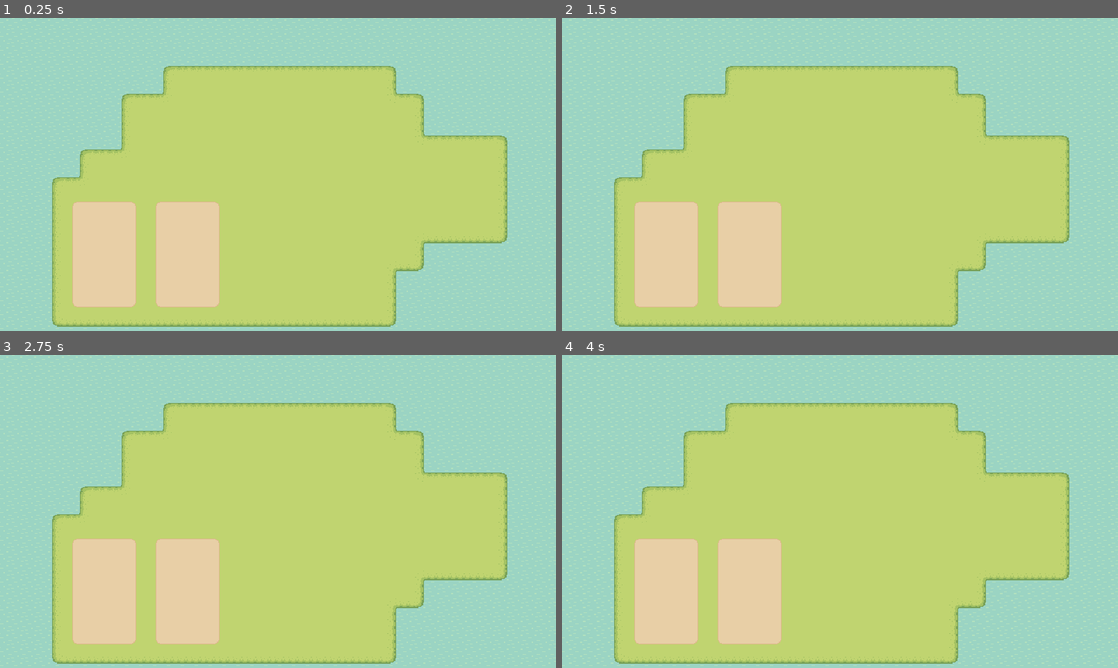
Above: before the commit, frames 1-4 (two rows, left to right).
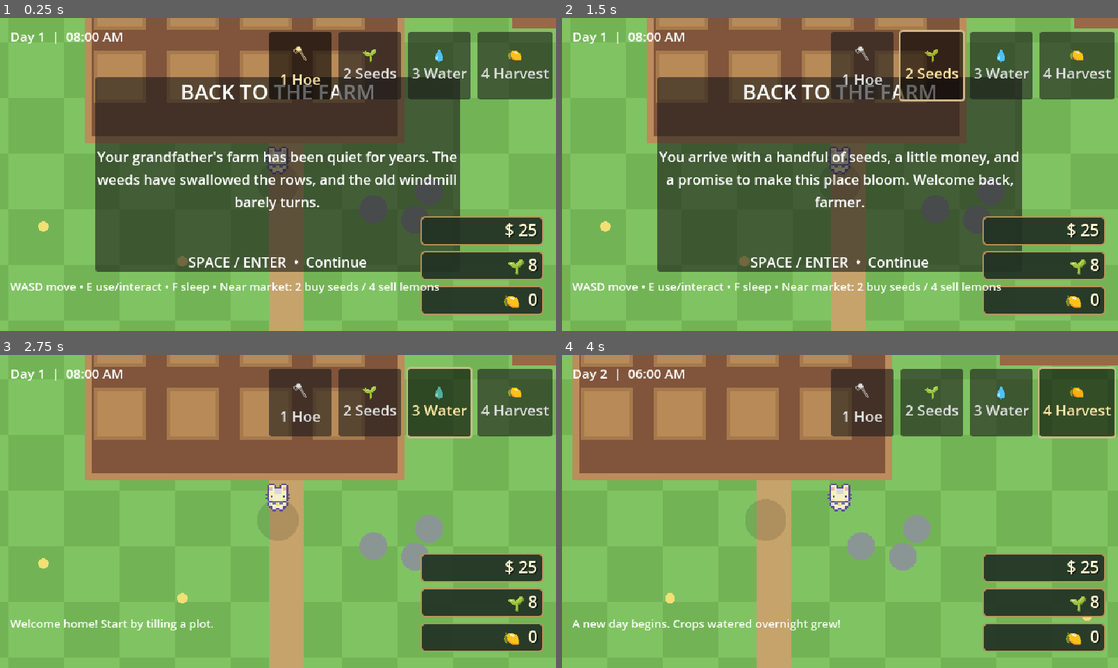
Above: after the commit, the same moments.

Repository: Kermito-dev/BacktoFarming
Game: Godot game, scene res://Scenes/farm/main.tscn
The game is run twice, just before and just after one commit, with the same random seed, the same clock (stepped at 60 frames per second) and the same inputs. Before the commit the project starts from res://Scenes/test/testscenetilemap.tscn.
Inputs (mouse positions are in pixels of both pictures, inside the frame that each line leads up to):
- Up to frame 1 (0.25 s): no input
- Up to frame 2 (1.5 s): click (862, 64) at 0.5 s, where only the run after the commit has a clickable "🪓 1 Hoe"; click (934, 64) at 1.25 s, where only the run after the commit has a clickable "🌱 2 Seeds"
- Up to frame 3 (2.75 s): click (439, 401) at 2 s, where only the run after the commit has a clickable "💧 3 Water"
- Up to frame 4 (4 s): click (1079, 401) at 2.75 s, where only the run after the commit has a clickable "🍋 4 Harvest"; tap Enter (ui_accept) at 3.5, 3.77 s; move the mouse to (962, 495) at 3.52 s; hold D (walk right) from 3.53 s (still down); hold E (interact, bound only after the commit) from 3.53 s (still down); click (962, 495) at 3.67 s; tap F (sleep, bound only after the commit) at 3.8 s

The runs differ from the first frame. In frame 1, 100% of the frame differs, in the area x 0-100%, y 0-100%; in frame 2, 100%; in frame 3, 100%; in frame 4, 100%.

Commit message:
commit

Diff:
--- a/Scenes/characters/playerA/player.tscn
+++ b/Scenes/characters/playerA/player.tscn
@@ -402,8 +402,11 @@
 position = Vector2(0, -8)
 shape = SubResource("CircleShape2D_dyjnj")
 
-[node name="statemachine" type="Node" parent="."]
+[node name="statemachine" type="Node" parent="." node_paths=PackedStringArray("initial_node_state")]
 script = ExtResource("3_iaq1y")
-
-[node name="idol" type="Node" parent="statemachine"]
+initial_node_state = NodePath("idol")
+
+[node name="idol" type="Node" parent="statemachine" node_paths=PackedStringArray("player", "animated_sprite_2d")]
 script = ExtResource("4_t1gjx")
+player = NodePath("../..")
+animated_sprite_2d = NodePath("../../AnimatedSprite2D")
--- /dev/null
+++ b/Scenes/farm/main.tscn
@@ -0,0 +1,6 @@
+[gd_scene load_steps=2 format=3 uid="uid://523s63l4rid0"]
+
+[ext_resource type="Script" uid="uid://bggchg4rs71jp" path="res://Scripts/farm_game.gd" id="1"]
+
+[node name="BackasaFarm" type="Node2D"]
+script = ExtResource("1")
--- /dev/null
+++ b/Scripts/farm_game.gd
@@ -0,0 +1,427 @@
+extends Node2D
+
+const PLAYER_SCENE = preload("res://Scenes/characters/playerA/player.tscn")
+const TILE := 32
+const FARM_COLS := 4
+const FARM_ROWS := 3
+
+var player: CharacterBody2D
+var camera: Camera2D
+var crops := {}
+var tilled := {}
+var day := 1
+var time_minutes := 8 * 60
+var day_seconds := 0.0
+var clock_accumulator := 0.0
+var selected_tool := "Hoe"
+var inventory := {"Seeds": 8, "Lemons": 0, "Coins": 25}
+var intro_step := 0
+var intro_active := true
+var message := ""
+var message_timer := 0.0
+var crop_timer := 0.0
+var canvas: CanvasLayer
+var panel: Panel
+var title_label: Label
+var story_label: Label
+var continue_label: Label
+var hud_label: Label
+var hint_label: Label
+var hotbar_buttons: Array[Button] = []
+var money_label: Label
+var seeds_label: Label
+var lemons_label: Label
+
+const STORY := [
+	"Your grandfather's farm has been quiet for years. The weeds have swallowed the rows, and the old windmill barely turns.",
+	"His last letter was simple: 'The land remembers you. Come home, plant something, and let the seasons begin again.'",
+	"You arrive with a handful of seeds, a little money, and a promise to make this place bloom. Welcome back, farmer."
+]
+
+func _ready() -> void:
+	_build_world()
+	_build_ui()
+	_show_intro()
+
+func _build_world() -> void:
+	player = PLAYER_SCENE.instantiate()
+	player.set_script(load("res://Scripts/player_controller.gd"))
+	player.position = Vector2(315, 300)
+	add_child(player)
+	camera = Camera2D.new()
+	camera.position = Vector2(320, 180)
+	camera.zoom = Vector2(2, 2)
+	camera.limit_left = 0
+	camera.limit_top = 0
+	camera.limit_right = 640
+	camera.limit_bottom = 480
+	player.add_child(camera)
+	camera.position = Vector2.ZERO
+	camera.enabled = true
+
+func _build_ui() -> void:
+	canvas = CanvasLayer.new()
+	add_child(canvas)
+	var root := Control.new()
+	root.set_anchors_and_offsets_preset(Control.PRESET_FULL_RECT)
+	canvas.add_child(root)
+	panel = Panel.new()
+	panel.set_anchors_and_offsets_preset(Control.PRESET_CENTER)
+	panel.position = Vector2(-210, -112)
+	panel.size = Vector2(420, 224)
+	root.add_child(panel)
+	var vbox := VBoxContainer.new()
+	vbox.set_anchors_and_offsets_preset(Control.PRESET_FULL_RECT)
+	vbox.add_theme_constant_override("separation", 12)
+	vbox.add_theme_constant_override("margin_left", 22)
+	vbox.add_theme_constant_override("margin_right", 22)
+	vbox.add_theme_constant_override("margin_top", 20)
+	vbox.add_theme_constant_override("margin_bottom", 20)
+	panel.add_child(vbox)
+	title_label = Label.new()
+	title_label.text = "BACK TO THE FARM"
+	title_label.horizontal_alignment = HORIZONTAL_ALIGNMENT_CENTER
+	title_label.add_theme_font_size_override("font_size", 24)
+	vbox.add_child(title_label)
+	story_label = Label.new()
+	story_label.autowrap_mode = TextServer.AUTOWRAP_WORD
+	story_label.horizontal_alignment = HORIZONTAL_ALIGNMENT_CENTER
+	story_label.vertical_alignment = VERTICAL_ALIGNMENT_CENTER
+	story_label.size_flags_vertical = Control.SIZE_EXPAND_FILL
+	story_label.add_theme_font_size_override("font_size", 16)
+	vbox.add_child(story_label)
+	continue_label = Label.new()
+	continue_label.text = "SPACE / ENTER  •  Continue"
+	continue_label.horizontal_alignment = HORIZONTAL_ALIGNMENT_CENTER
+	vbox.add_child(continue_label)
+	hud_label = Label.new()
+	hud_label.position = Vector2(12, 10)
+	hud_label.add_theme_font_size_override("font_size", 15)
+	root.add_child(hud_label)
+	_build_hotbar(root)
+	_build_inventory_corner(root)
+	hint_label = Label.new()
+	hint_label.position = Vector2(12, 300)
+	hint_label.add_theme_font_size_override("font_size", 13)
+	root.add_child(hint_label)
+	_update_ui()
+
+func _show_intro() -> void:
+	panel.visible = true
+	_update_story()
+
+func _update_story() -> void:
+	story_label.text = STORY[intro_step]
+
+func _input(event: InputEvent) -> void:
+	if intro_active:
+		if event.is_action_pressed("ui_accept") or (event is InputEventMouseButton and event.pressed):
+			intro_step += 1
+			if intro_step >= STORY.size():
+				intro_active = false
+				panel.visible = false
+				message = "Welcome home! Start by tilling a plot."
+				message_timer = 4.0
+			else:
+				_update_story()
+		return
+	if event.is_action_pressed("tool_hoe"):
+		selected_tool = "Hoe"
+	elif event.is_action_pressed("tool_seed"):
+		selected_tool = "Seeds"
+	elif event.is_action_pressed("tool_water"):
+		selected_tool = "Water"
+	elif event.is_action_pressed("tool_harvest"):
+		selected_tool = "Harvest"
+	elif event.is_action_pressed("interact"):
+		_use_tool()
+	elif event.is_action_pressed("sleep"):
+		_sleep()
+	_update_ui()
+
+func _process(delta: float) -> void:
+	if intro_active:
+		return
+	day_seconds += delta
+	time_minutes += int(delta * 2.0)
+	if time_minutes >= 24 * 60:
+		_sleep()
+	crop_timer += delta
+	if crop_timer >= 1.0:
+		crop_timer = 0
+		for key in crops.keys():
+			if crops[key]["watered"] and crops[key]["stage"] < 3:
+				crops[key]["stage"] += 1
+				crops[key]["watered"] = false
+		_update_ui()
+	if message_timer > 0:
+		message_timer -= delta
+	_update_ui()
+
+func _use_tool() -> void:
+	if _near_market():
+		_handle_market()
+		_update_ui()
+		return
+	var key := _nearest_plot()
+	if key == "":
+		_show_message("Stand close to a garden plot.")
+		return
+	match selected_tool:
+		"Hoe":
+			if crops.has(key):
+				_show_message("A crop is growing here!")
+			else:
+				tilled[key] = true
+				_show_message("Soil tilled. Switch to Seeds to plant.")
+		"Seeds":
+			if not tilled.has(key):
+				_show_message("Till the soil first with 1 / Hoe.")
+			elif crops.has(key):
+				_show_message("Something is already planted here.")
+			elif inventory["Seeds"] <= 0:
+				_show_message("Out of lemon seeds! Buy more at the market.")
+			else:
+				crops[key] = {"stage": 0, "watered": false}
+				inventory["Seeds"] -= 1
+				_show_message("Lemon seed planted. Water it!")
+		"Water":
+			if crops.has(key) and crops[key]["stage"] < 3:
+				crops[key]["watered"] = true
+				_show_message("Watered! It will grow with time.")
+			else:
+				_show_message("Plant a seed first.")
+		"Harvest":
+			if crops.has(key) and crops[key]["stage"] >= 3:
+				crops.erase(key)
+				inventory["Lemons"] += 1
+				_show_message("Harvested a lemon! Sell it at the market.")
+			else:
+				_show_message("This crop isn't ready yet.")
+	_update_ui()
+	queue_redraw()
+
+func _nearest_plot() -> String:
+	var best := ""
+	var best_dist := 99999.0
+	for row in FARM_ROWS:
+		for col in FARM_COLS:
+			var key := str(col) + "," + str(row)
+			var center := Vector2(224 + col * 42, 160 + row * 42)
+			var dist := player.position.distance_to(center)
+			if dist < best_dist:
+				best_dist = dist
+				best = key
+	return best if best_dist < 46 else ""
+
+func _sleep() -> void:
+	day += 1
+	time_minutes = 6 * 60
+	day_seconds = 0
+	for key in crops.keys():
+		if crops[key]["watered"] and crops[key]["stage"] < 3:
+			crops[key]["stage"] += 1
+		crops[key]["watered"] = false
+	_show_message("A new day begins. Crops watered overnight grew!")
+
+func _show_message(text: String) -> void:
+	message = text
+	message_timer = 3.5
+
+func _update_ui() -> void:
+	if not is_instance_valid(hud_label):
+		return
+	var hour := int(time_minutes / 60) % 24
+	var mins := time_minutes % 60
+	var suffix := "AM" if hour < 12 else "PM"
+	var display_hour := hour % 12
+	if display_hour == 0:
+		display_hour = 12
+	hud_label.text = "Day %d  |  %02d:%02d %s" % [day, display_hour, mins, suffix]
+	money_label.text = "$ %d" % inventory["Coins"]
+	seeds_label.text = "🌱 %d" % inventory["Seeds"]
+	lemons_label.text = "🍋  %d" % inventory["Lemons"]
+	for i in range(hotbar_buttons.size()):
+		hotbar_buttons[i].button_pressed = (i == _selected_tool_index())
+		hotbar_buttons[i].modulate = Color(1.0, 0.9, 0.65) if i == _selected_tool_index() else Color.WHITE
+	var default_hint := "WASD move • E use/interact • F sleep • Near market: 2 buy seeds / 4 sell lemons"
+	hint_label.text = message if message_timer > 0 else default_hint
+
+func _draw() -> void:
+	# Warm, cozy farm ground with pixel-art-like patches and paths.
+	draw_rect(Rect2(0, 0, 640, 480), Color("#76b85b"))
+	for y in range(0, 480, 32):
+		for x in range(0, 640, 32):
+			var shade := Color("#80c363") if ((x / 32 + y / 32) % 2 == 0) else Color("#72b455")
+			draw_rect(Rect2(x, y, 32, 32), shade)
+	# farmhouse and porch
+	draw_rect(Rect2(70, 58, 145, 92), Color("#c28b58"))
+	draw_rect(Rect2(64, 52, 157, 25), Color("#8e493c"))
+	draw_rect(Rect2(80, 70, 125, 74), Color("#ead39b"))
+	draw_rect(Rect2(92, 90, 25, 25), Color("#7bb9d0"))
+	draw_rect(Rect2(166, 90, 25, 25), Color("#7bb9d0"))
+	draw_rect(Rect2(132, 108, 22, 36), Color("#7a5038"))
+	# path
+	for i in range(0, 18):
+		draw_rect(Rect2(280 + i * 16, 120, 16, 24), Color("#c5a36b"))
+	for i in range(0, 16):
+		draw_rect(Rect2(310, 144 + i * 16, 20, 16), Color("#c5a36b"))
+	# garden bed
+	draw_rect(Rect2(204, 140, 184, 142), Color("#bd8c5b"))
+	draw_rect(Rect2(208, 144, 176, 134), Color("#80553b"))
+	for row in FARM_ROWS:
+		for col in FARM_COLS:
+			var key := str(col) + "," + str(row)
+			var r := Rect2(224 + col * 42 - 15, 160 + row * 42 - 15, 30, 30)
+			draw_rect(r, Color("#9c704b") if tilled.has(key) else Color("#a77a4d"))
+			draw_rect(Rect2(r.position + Vector2(2,2), r.size - Vector2(4,4)), Color("#6c492f") if tilled.has(key) else Color("#b88a58"))
+			if crops.has(key):
+				var stage: int = crops[key]["stage"]
+				var c := Color("#80d25c") if stage == 0 else (Color("#55b94b") if stage == 1 else (Color("#399a39") if stage == 2 else Color("#f1d46b")))
+				var center := r.position + r.size / 2
+				if stage >= 3:
+					# Ripe lemons: bright yellow fruit and small leaves.
+					draw_circle(center + Vector2(-5, 1), 8, Color("#f5d83f"))
+					draw_circle(center + Vector2(6, -4), 7, Color("#f5d83f"))
+					draw_circle(center + Vector2(-7, -2), 3, Color("#ffe978"))
+					draw_circle(center + Vector2(4, -6), 3, Color("#ffe978"))
+					draw_line(center + Vector2(0, -8), center + Vector2(5, -13), Color("#3f7735"), 3)
+				else:
+					draw_circle(center + Vector2(-5, 1), 5 + stage * 2, c)
+					draw_circle(center + Vector2(5, -4), 5 + stage * 2, c)
+					draw_line(center + Vector2(0, 6), center + Vector2(0, 13), Color("#3f7735"), 3)
+				if crops[key]["watered"]:
+					draw_circle(center + Vector2(10, 11), 3, Color("#6ec9e9"))
+	# fence around edges
+	for x in range(16, 624, 32):
+		draw_rect(Rect2(x, 16, 6, 18), Color("#a57549"))
+		draw_rect(Rect2(x, 26, 18, 5), Color("#d4ad78"))
+		draw_rect(Rect2(x, 454, 6, 18), Color("#a57549"))
+		draw_rect(Rect2(x, 464, 18, 5), Color("#d4ad78"))
+	for y in range(40, 448, 32):
+		draw_rect(Rect2(16, y, 6, 18), Color("#a57549"))
+		draw_rect(Rect2(26, y, 18, 5), Color("#d4ad78"))
+		draw_rect(Rect2(618, y, 6, 18), Color("#a57549"))
+		draw_rect(Rect2(608, y, 18, 5), Color("#d4ad78"))
+	# tree clusters, decorative
+	for pos in [Vector2(40,85), Vector2(565,85), Vector2(575,380), Vector2(50,390)]:
+		draw_rect(Rect2(pos + Vector2(-5,12), Vector2(10,25)), Color("#81583b"))
+		draw_circle(pos, 22, Color("#3e8947"))
+		draw_circle(pos + Vector2(-10,-8), 15, Color("#53a751"))
+		draw_circle(pos + Vector2(10,-7), 15, Color("#5eb759"))
+	# market stall
+	draw_rect(Rect2(450, 170, 68, 46), Color("#9b6744"))
+	draw_rect(Rect2(442, 164, 82, 12), Color("#d7c07d"))
+	draw_rect(Rect2(446, 153, 20, 15), Color("#c75a54"))
+	draw_rect(Rect2(466, 153, 20, 15), Color("#ead8a4"))
+	draw_rect(Rect2(486, 153, 20, 15), Color("#c75a54"))
+	# stones and flowers
+	for pos in [Vector2(370,320), Vector2(394,326), Vector2(402,310)]:
+		draw_circle(pos, 8, Color("#8a9694"))
+	for pos in [Vector2(180,330), Vector2(500,360), Vector2(260,350)]:
+		draw_circle(pos, 3, Color("#f2df75"))
+	# player highlight
+	if player:
+		draw_circle(player.position + Vector2(0,5), 12, Color(0,0,0,0.12))
+
+func _build_hotbar(root: Control) -> void:
+	var hotbar := HBoxContainer.new()
+	hotbar.anchor_left = 1.0
+	hotbar.anchor_right = 1.0
+	hotbar.anchor_top = 0.0
+	hotbar.anchor_bottom = 0.0
+	hotbar.position = Vector2(-330, 16)
+	hotbar.size = Vector2(314, 78)
+	hotbar.add_theme_constant_override("separation", 8)
+	root.add_child(hotbar)
+	var slot_data := ["🪓\n1 Hoe", "🌱\n2 Seeds", "💧\n3 Water", "🍋\n4 Harvest"]
+	for i in range(slot_data.size()):
+		var button := Button.new()
+		button.text = slot_data[i]
+		button.custom_minimum_size = Vector2(72, 72)
+		button.add_theme_font_size_override("font_size", 17)
+		button.toggle_mode = true
+		button.pressed.connect(_select_hotbar.bind(i))
+		hotbar.add_child(button)
+		hotbar_buttons.append(button)
+
+func _build_inventory_corner(root: Control) -> void:
+	# A compact, vertically stacked inventory HUD pinned to the bottom-right.
+	var stack := VBoxContainer.new()
+	stack.anchor_left = 1.0
+	stack.anchor_right = 1.0
+	stack.anchor_top = 1.0
+	stack.anchor_bottom = 1.0
+	stack.offset_left = -156
+	stack.offset_top = -132
+	stack.offset_right = -14
+	stack.offset_bottom = -14
+	stack.add_theme_constant_override("separation", 6)
+	root.add_child(stack)
+	money_label = _inventory_label("$  0")
+	seeds_label = _inventory_label("🌱  0")
+	lemons_label = _inventory_label("🍋  0")
+	for label in [money_label, seeds_label, lemons_label]:
+		label.horizontal_alignment = HORIZONTAL_ALIGNMENT_RIGHT
+		label.custom_minimum_size = Vector2(128, 30)
+		label.add_theme_font_size_override("font_size", 19)
+		var row_panel := PanelContainer.new()
+		row_panel.custom_minimum_size = Vector2(142, 34)
+		var style := StyleBoxFlat.new()
+		style.bg_color = Color(0.13, 0.19, 0.14, 0.92)
+		style.border_color = Color(0.72, 0.58, 0.35, 0.95)
+		style.set_border_width_all(2)
+		style.set_corner_radius_all(5)
+		style.set_content_margin(SIDE_LEFT, 7)
+		style.set_content_margin(SIDE_RIGHT, 7)
+		row_panel.add_theme_stylebox_override("panel", style)
+		row_panel.add_child(label)
+		stack.add_child(row_panel)
+
+func _inventory_label(text_value: String) -> Label:
+	var label := Label.new()
+	label.text = text_value
+	label.add_theme_color_override("font_color", Color(1.0, 0.96, 0.82))
+	label.add_theme_color_override("font_shadow_color", Color(0, 0, 0, 0.6))
+	label.add_theme_constant_override("shadow_offset_x", 1)
+	label.add_theme_constant_override("shadow_offset_y", 1)
+	return label
+
+func _select_hotbar(index: int) -> void:
+	match index:
+		0: selected_tool = "Hoe"
+		1: selected_tool = "Seeds"
+		2: selected_tool = "Water"
+		3: selected_tool = "Harvest"
+	_update_ui()
+
+func _selected_tool_index() -> int:
+	match selected_tool:
+		"Hoe": return 0
+		"Seeds": return 1
+		"Water": return 2
+		"Harvest": return 3
+	return 0
+
+func _near_market() -> bool:
+	return player.position.distance_to(Vector2(484, 194)) < 82
+
+func _handle_market() -> void:
+	if selected_tool == "Seeds":
+		if inventory["Coins"] >= 10:
+			inventory["Coins"] -= 10
+			inventory["Seeds"] += 5
+			_show_message("Bought 5 lemon seeds for $10.")
+		else:
+			_show_message("Seeds cost $10 for 5. Not enough money!")
+	elif selected_tool == "Harvest":
+		if inventory["Lemons"] > 0:
+			var quantity: int = inventory["Lemons"]
+			var earnings: int = quantity * 15
+			inventory["Lemons"] = 0
+			inventory["Coins"] += earnings
+			_show_message("Sold %d lemons for $%d!" % [quantity, earnings])
+		else:
+			_show_message("No lemons to sell. Harvest ripe lemon crops first.")
+	else:
+		_show_message("Market: 2 buys seeds ($10 for 5), 4 sells lemons ($15 each).")
--- /dev/null
+++ b/Scripts/player_controller.gd
@@ -0,0 +1,33 @@
+extends CharacterBody2D
+
+@export var speed := 95.0
+@onready var sprite: AnimatedSprite2D = $AnimatedSprite2D
+
+func _ready() -> void:
+	var state_machine = get_node_or_null("statemachine")
+	if state_machine:
+		state_machine.queue_free()
+var facing := Vector2.DOWN
+
+func _physics_process(_delta: float) -> void:
+	var input_dir := Input.get_vector("walk left", "walk right", "walk up", "walk down")
+	if input_dir.length() > 0.0:
+		facing = input_dir.normalized()
+		velocity = input_dir.normalized() * speed
+		move_and_slide()
+		_play_walk()
+	else:
+		velocity = Vector2.ZERO
+		_play_idle()
+
+func _play_walk() -> void:
+	if abs(facing.x) > abs(facing.y):
+		sprite.play("walk_right" if facing.x > 0 else "walk_left")
+	else:
+		sprite.play("walk_front" if facing.y > 0 else "walk back")
+
+func _play_idle() -> void:
+	if abs(facing.x) > abs(facing.y):
+		sprite.play("idle_right" if facing.x > 0 else "idle_left")
+	else:
+		sprite.play("idle_front" if facing.y > 0 else "idle_back")
--- a/idlestate.gd
+++ b/idlestate.gd
@@ -2,13 +2,42 @@
 extends NodeState
 
 
-@export var player :characterBody2D
+@export var player : CharacterBody2D
+@export var animated_sprite_2d: AnimatedSprite2D
+
+
+var direction: Vector2
+
 func _on_process(_delta : float) -> void:
 	pass
 
 
 func _on_physics_process(_delta : float) -> void:
-	pass
+	if Input.is_action_just_pressed("walk left"):
+		direction = Vector2.LEFT
+	elif Input.is_action_pressed("walk right"):
+		direction = Vector2.RIGHT
+	elif Input.is_action_just_pressed("walk up"):
+		direction = Vector2.UP
+	elif Input.is_action_just_pressed("walk down"):
+		direction = Vector2.DOWN
+	else:
+		direction = Vector2.ZERO
+
+	if direction == Vector2.UP:
+		animated_sprite_2d.play("idle_back")
+	elif direction == Vector2.RIGHT:
+		animated_sprite_2d.play("idle_right")
+	elif direction == Vector2.LEFT:
+		animated_sprite_2d.play("idle_left")
+	elif direction == Vector2.DOWN:
+		animated_sprite_2d.play("idle_front")
+	else:
+		animated_sprite_2d.play("idle_front")
+
+
+
+
 
 
 func _on_next_transitions() -> void:
--- a/project.godot
+++ b/project.godot
@@ -11,7 +11,7 @@
 [application]
 
 config/name="BackasaFarmer"
-run/main_scene="uid://ds7j6og0tnj57"
+run/main_scene="res://Scenes/farm/main.tscn"
 config/features=PackedStringArray("4.5", "Forward Plus")
 config/icon="res://icon.svg"
 
@@ -19,8 +19,8 @@
 
 window/size/viewport_width=640
 window/size/viewport_height=360
-window/size/window_width_override=1280
-window/size/window_height_override=720
+window/size/window_width_override=1920
+window/size/window_height_override=1080
 window/stretch/mode="viewport"
 window/stretch/aspect="keep_height"
 window/stretch/scale_mode="integer"
@@ -32,27 +32,57 @@
 [input]
 
 "walk up"={
-"deadzone": 0.2,
+"deadzone": 0.5,
 "events": [Object(InputEventKey,"resource_local_to_scene":false,"resource_name":"","device":0,"window_id":0,"alt_presse …(189 unchanged characters)…
 , Object(InputEventKey,"resource_local_to_scene":false,"resource_name":"","device":-1,"window_id":0,"alt_pressed":false …(186 unchanged characters)…
 ]
 }
 "walk down"={
-"deadzone": 0.2,
+"deadzone": 0.5,
 "events": [Object(InputEventKey,"resource_local_to_scene":false,"resource_name":"","device":-1,"window_id":0,"alt_press …(195 unchanged characters)…
 , Object(InputEventKey,"resource_local_to_scene":false,"resource_name":"","device":-1,"window_id":0,"alt_pressed":false …(183 unchanged characters)…
 ]
 }
 "walk right"={
-"deadzone": 0.2,
+"deadzone": 0.5,
 "events": [Object(InputEventKey,"resource_local_to_scene":false,"resource_name":"","device":-1,"window_id":0,"alt_press …(192 unchanged characters)…
 , Object(InputEventKey,"resource_local_to_scene":false,"resource_name":"","device":-1,"window_id":0,"alt_pressed":false …(186 unchanged characters)…
 ]
 }
 "walk left"={
-"deadzone": 0.2,
+"deadzone": 0.5,
 "events": [Object(InputEventKey,"resource_local_to_scene":false,"resource_name":"","device":-1,"window_id":0,"alt_press …(191 unchanged characters)…
 , Object(InputEventKey,"resource_local_to_scene":false,"resource_name":"","device":-1,"window_id":0,"alt_pressed":false …(186 unchanged characters)…
+]
+}
+interact={
+"deadzone": 0.5,
+"events": [Object(InputEventKey,"resource_local_to_scene":false,"resource_name":"","device":0,"window_id":0,"alt_pressed":false,"shift_pressed":false,"ctrl_pressed":false,"meta_pressed":false,"pressed":false,"keycode":0,"physical_keycode":69,"key_label":0,"unicode":0,"location":0,"echo":false,"script":null)
+]
+}
+tool_hoe={
+"deadzone": 0.5,
+"events": [Object(InputEventKey,"resource_local_to_scene":false,"resource_name":"","device":0,"window_id":0,"alt_pressed":false,"shift_pressed":false,"ctrl_pressed":false,"meta_pressed":false,"pressed":false,"keycode":0,"physical_keycode":49,"key_label":0,"unicode":0,"location":0,"echo":false,"script":null)
+]
+}
+tool_seed={
+"deadzone": 0.5,
+"events": [Object(InputEventKey,"resource_local_to_scene":false,"resource_name":"","device":0,"window_id":0,"alt_pressed":false,"shift_pressed":false,"ctrl_pressed":false,"meta_pressed":false,"pressed":false,"keycode":0,"physical_keycode":50,"key_label":0,"unicode":0,"location":0,"echo":false,"script":null)
+]
+}
+tool_water={
+"deadzone": 0.5,
+"events": [Object(InputEventKey,"resource_local_to_scene":false,"resource_name":"","device":0,"window_id":0,"alt_pressed":false,"shift_pressed":false,"ctrl_pressed":false,"meta_pressed":false,"pressed":false,"keycode":0,"physical_keycode":51,"key_label":0,"unicode":0,"location":0,"echo":false,"script":null)
+]
+}
+tool_harvest={
+"deadzone": 0.5,
+"events": [Object(InputEventKey,"resource_local_to_scene":false,"resource_name":"","device":0,"window_id":0,"alt_pressed":false,"shift_pressed":false,"ctrl_pressed":false,"meta_pressed":false,"pressed":false,"keycode":0,"physical_keycode":52,"key_label":0,"unicode":0,"location":0,"echo":false,"script":null)
+]
+}
+sleep={
+"deadzone": 0.5,
+"events": [Object(InputEventKey,"resource_local_to_scene":false,"resource_name":"","device":0,"window_id":0,"alt_pressed":false,"shift_pressed":false,"ctrl_pressed":false,"meta_pressed":false,"pressed":false,"keycode":0,"physical_keycode":70,"key_label":0,"unicode":0,"location":0,"echo":false,"script":null)
 ]
 }
 
Not shown, added: Scripts/farm_game.gd.uid
Not shown, added: Scripts/player_controller.gd.uid
Not shown, added: .editorconfig
